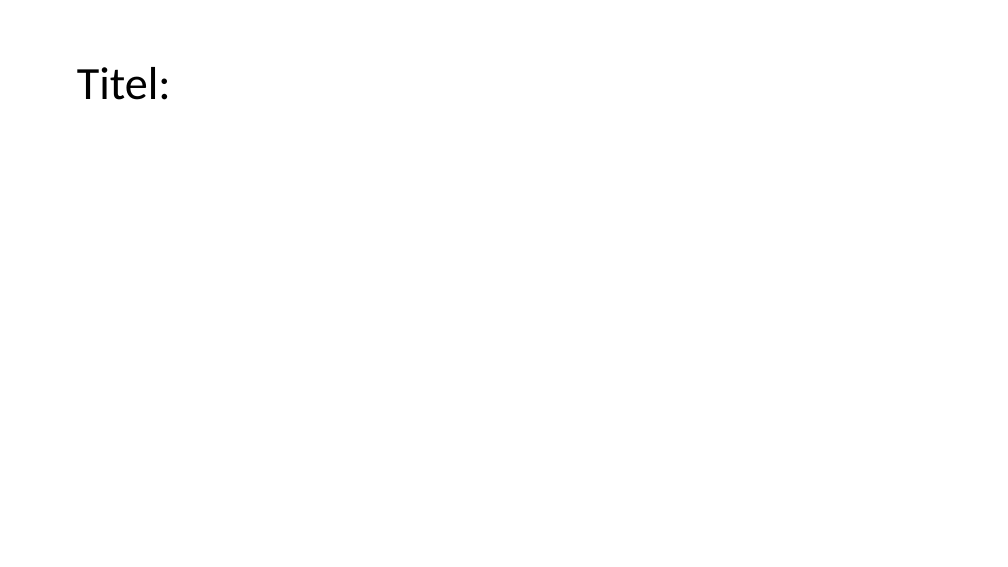
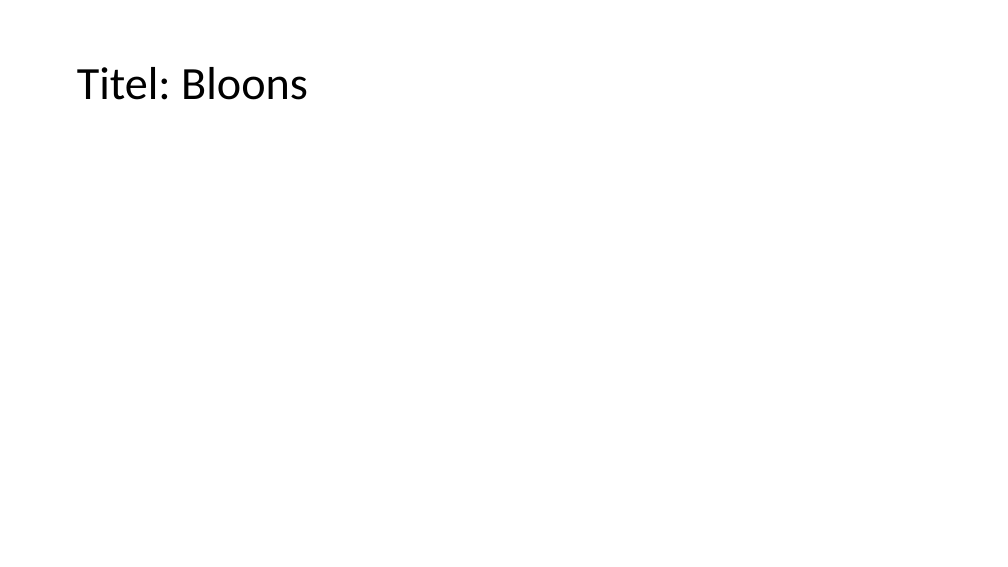
Before and after one commit to ProbablyCreative/Gruppe2-Projekt4, a slide deck: slide 3 of Zwischenpräsentation/Virtuel & Augmented Reality WS 23.pptx. Drawn at 1008x567 pixels with LibreOffice and Linux fonts; fonts in the diff are those of the drawing. Boxes give left, top, right and bottom in pixels: in the first picture for what was removed or moved away, otherwise in the second. Text is boxed around its words. In the diff, an @@ line names an element or a change of style, - is before the commit and + after.

```diff
--- a/Zwischenpräsentation/Virtuel & Augmented Reality WS 23.pptx
+++ b/Zwischenpräsentation/Virtuel & Augmented Reality WS 23.pptx
@@ title at <box>77,67,308,100</box>: text changed @@
-Titel:
+Titel: Bloons
```
Also in this commit, not shown: 4 other slides changed, 5 slides added.
